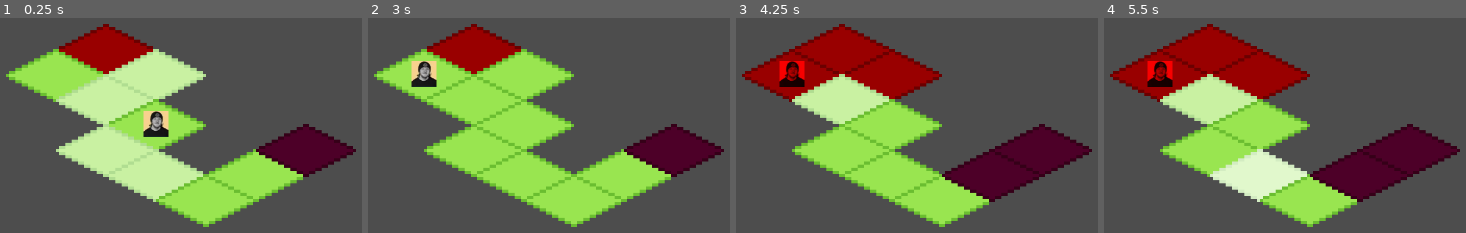
Above: before the commit, frames 1-4 (left to right).
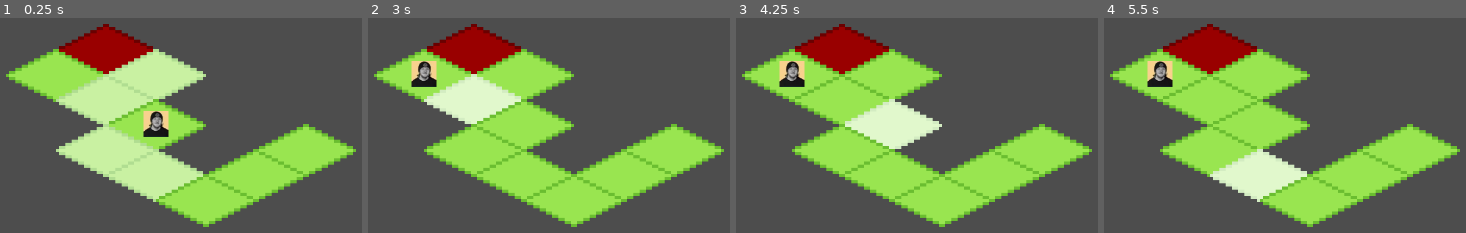
Above: after the commit, the same moments.

Repository: ckuras/GMTK-2023-Fire-Fighter
Game: Godot game, scene res://Scenes/main.tscn
Same seed, same stepped clock (60 frames per second), same inputs: the game is played once before the commit and once after it.
Inputs (mouse positions are in pixels of both pictures, inside the frame that each line leads up to):
- Up to frame 1 (0.25 s): no input
- Up to frame 2 (3 s): tap Enter at 0.5, 2 s; move the mouse to (472, 48) at 0.52 s; click (472, 48) at 0.67 s; tap Space at 1.25, 2.75 s; move the mouse to (523, 73) at 1.27 s; click (523, 73) at 1.42 s; move the mouse to (422, 73) at 2.02 s; click (422, 73) at 2.17 s; move the mouse to (472, 99) at 2.77 s; click (472, 99) at 2.92 s
- Up to frame 3 (4.25 s): tap Enter at 3.5 s; move the mouse to (891, 123) at 3.52 s; click (891, 123) at 3.67 s
- Up to frame 4 (5.5 s): move the mouse to (1208, 149) at 4.27 s; click (1208, 149) at 4.42 s; tap Space at 5 s; move the mouse to (1259, 174) at 5.02 s; click (1259, 174) at 5.17 s

The runs differ from the first frame. In frame 1, 3.7% of the frame differs, in the area x 70-99%, y 49-74%; in frame 2, 7.2%; in frame 3, 21%, in the area x 1-99%, y 14-86%; in frame 4, 17%.

Commit message:
Initial level logic
- Added check for the remaining turns in round
- Infected turn will decrement the remaining turns in round
- Small refactorings
- make the player lose if they run out of turns or they end in fire
- maek the player win if there are no more infected at the end of a turn

Diff:
--- a/Scenes/board.tscn
+++ b/Scenes/board.tscn
@@ -50,4 +50,3 @@
 [node name="Tile10" parent="Tiles" instance=ExtResource("1_kkxld")]
 position = Vector2(64, 32)
 tile_id = 3
-tile_state = 2
--- a/Scripts/EventBus.gd
+++ b/Scripts/EventBus.gd
@@ -1,3 +1,5 @@
 extends Node
 
 signal turn_ended
+signal player_won_round
+signal player_lost_round
--- a/Scripts/GameState.gd
+++ b/Scripts/GameState.gd
@@ -14,6 +14,8 @@
 @onready var player_tile_id = 0 : set = _set_player_tile_id
 @onready var player_moves_remaining = 2 : set = _set_player_moves_remaining
 @onready var player_fire_charge_count: = 1 : set = _set_player_fire_charge_count
+
+@onready var rounds_remaining_for_current_level = 3 : set = _set_rounds_remaining_for_current_level
 
 func _ready():
 	self.player_tile_id = 4
@@ -32,3 +34,6 @@
 
 func _set_player_fire_charge_count(_player_fire_charge_count):
 	player_fire_charge_count = _player_fire_charge_count
+
+func _set_rounds_remaining_for_current_level(_rounds_remaining_for_current_level):
+	rounds_remaining_for_current_level = _rounds_remaining_for_current_level
--- a/Scripts/InfectedTurn.gd
+++ b/Scripts/InfectedTurn.gd
@@ -3,8 +3,14 @@
 func play_turn():
 	print("Infected's turn")
 	game_state.active_turn = game_state.Turn.Infected
+
 	var tiles_infected: Array[Tile] = board.get_tiles_by_state(Tile.TileState.Infected)
 	await get_tree().create_timer(1.0).timeout
 	for tile in tiles_infected:
 		tile.spread_to_neighbors()
+
+	# Since the infected turn is the last of the round, decrease the count of remaining rounds for
+	# the current level.
+	game_state.rounds_remaining_for_current_level -= 1
+
 	emit_signal("completed")
--- a/Scripts/TurnQueue.gd
+++ b/Scripts/TurnQueue.gd
@@ -14,4 +14,53 @@
 	await active_turn.play_turn()
 	var new_index: int = (active_turn.get_index() + 1) % get_child_count()
 	active_turn = get_child(new_index)
-	play_active_turn()
+
+	if did_player_win():
+		print("The player won")
+		EventBus.emit_signal("player_won_round")
+	elif did_player_lose():
+		print("Player lost, we should restart the level from the top")
+		EventBus.emit_signal("player_lost_round")
+	else:
+		print("Didn't win, didn't lose, keep it rolling")
+		play_active_turn()
+
+
+func did_player_win() -> bool:
+	print("Checking if the player won...")
+	return are_there_no_more_infected_tiles()
+
+func did_player_lose() -> bool:
+	return (
+		is_player_out_of_turns() or
+		is_player_in_fire_tile() or
+		is_player_in_infected_tile()
+	)
+
+func are_there_no_more_infected_tiles():
+	print("Checking if there are any infected tiles left")
+	var tiles = board.get_child(0).get_children()
+	return !tiles.any(func(t: Tile): return t.tile_state == Tile.TileState.Infected)
+
+func is_player_out_of_turns() -> bool:
+	print("Checking if the player is out of turns...")
+	print("Turns remaining: ", game_state.rounds_remaining_for_current_level)
+	return game_state.rounds_remaining_for_current_level <= 0
+
+func is_player_in_fire_tile() -> bool:
+	return is_player_in_tile_state(Tile.TileState.Fire)
+
+func is_player_in_infected_tile() -> bool:
+	return is_player_in_tile_state(Tile.TileState.Infected)
+
+func is_player_in_tile_state(tile_state: Tile.TileState) -> bool:
+	print("Checking if the player is in ", tile_state)
+	var tiles = board.get_child(0).get_children()
+	var array_with_just_player_tile = tiles.filter(func(t: Tile): return t.has_player)
+	if (array_with_just_player_tile.size() != 1):
+		print("Can't find the tile with the player. Start panicking...return false I guess?")
+		return false
+	else:
+		var player_tile = array_with_just_player_tile[0]
+		print("player in ", tile_state, "? ", player_tile.tile_state == tile_state)
+		return player_tile.tile_state == tile_state
--- a/Scripts/board.gd
+++ b/Scripts/board.gd
@@ -8,7 +8,6 @@
 		tile.initialize(game_state)
 
 func _on_player_tile_id_set(player_tile_id):
-	print ("board signal caught: ", player_tile_id)
 	draw_reachable_tiles(player_tile_id)
 
 func get_tiles_by_state(tile_state: Tile.TileState) -> Array[Tile]:
--- a/Scripts/tile.gd
+++ b/Scripts/tile.gd
@@ -63,7 +63,6 @@
 
 # Called when the player just moved
 func _on_player_tile_id_set(player_tile_id):
-	print ("tile signal caught: ", player_tile_id)
 	# If player is on this tile
 	if player_tile_id == tile_id:
 		# Update our state to know that we have the player
@@ -188,8 +187,6 @@
 		handle_right_mouse_up()
 
 func handle_left_mouse_down(event: InputEventMouseButton):
-	print("caught left click on tile ", tile_id)
-
 	var can_player_move = game_state.player_moves_remaining > 0
 	var can_player_reach_this_tile = can_player_reach
 	var is_player_turn = game_state.active_turn == game_state.Turn.Player
@@ -200,13 +197,9 @@
 	previous_left_clicked = true
 
 func handle_left_mouse_up():
-	print("caught left release on tile ", tile_id)
-
 	previous_left_clicked = false
 
 func handle_right_mouse_down(event: InputEventMouseButton):
-	print("caught right click on tile ", tile_id)
-
 	var does_player_have_charges = game_state.player_fire_charge_count > 0
 	var can_be_lit_on_fire = (
 		does_player_have_charges and
@@ -230,8 +223,6 @@
 	return false
 
 func handle_right_mouse_up():
-	print("caught right release on tile ", tile_id)
-
 	previous_right_clicked = false
 
 func move_player_to_tile():
--- a/Scripts/turn.gd
+++ b/Scripts/turn.gd
@@ -4,7 +4,3 @@
 
 @onready var board: Board = get_parent().board
 @onready var game_state: GameState = get_parent().game_state
-
-func play_turn():
-	# do stuff
-	emit_signal("completed")
